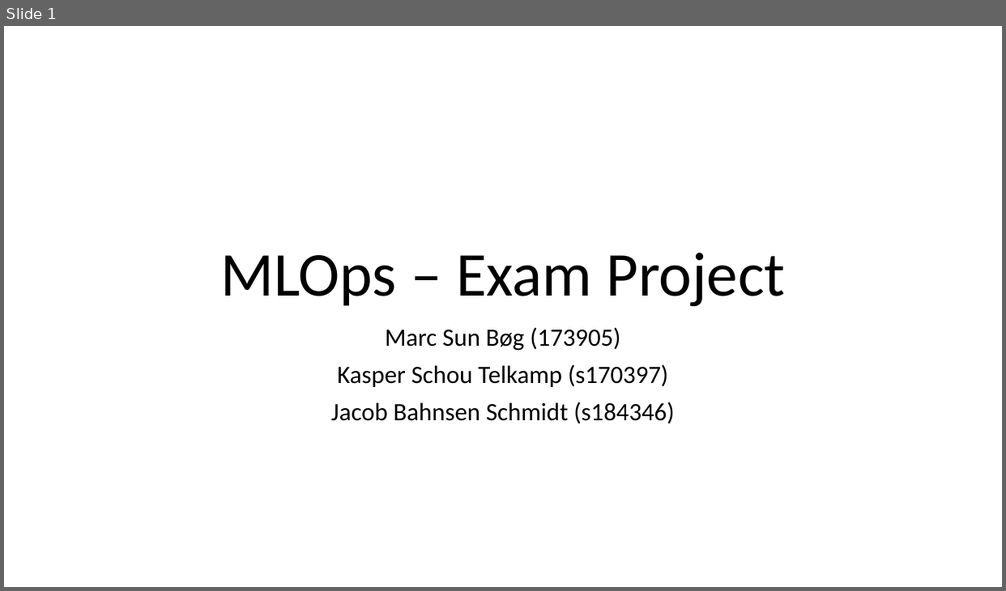
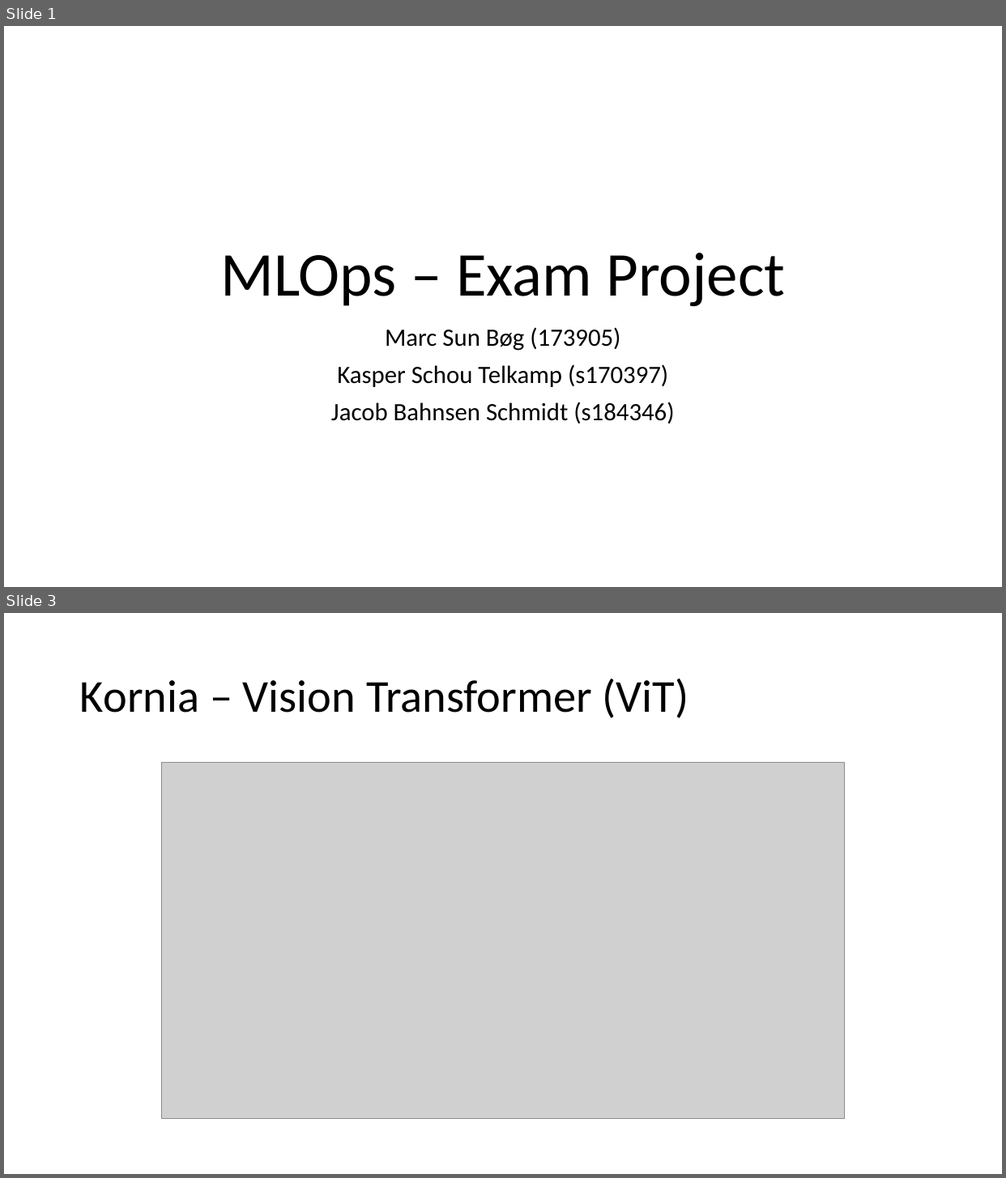
Before and after one commit to MarcMarabou/02476_ml_ops_project, a slide deck: reports/Petals to the Metal - Flower Classification.pptx. Shown one above the other, each under a label of ours: slide 1 before the commit, slides 1 and 3 after it; the slides between them are not shown. The pictures are 1006x591 and 1006x1178 pixels, drawn with LibreOffice and Linux fonts; fonts in the diff are those of the drawing; grey boxes stand for pictures. Boxes give left, top, right and bottom in pixels: in the first picture for what was removed or moved away, otherwise in the second. Text is boxed around its words. In the diff, an @@ line names an element or a change of style, - is before the commit and + after.

```diff
--- a/reports/Petals to the Metal - Flower Classification.pptx
+++ b/reports/Petals to the Metal - Flower Classification.pptx
@@ slide 3 added at (4, 613, 1002, 1174), background #FFFFFF @@
@@ title added at (80, 679, 689, 718), 44 pt, text #000000 @@
+Kornia – Vision Transformer (ViT)
@@ picture added at (161, 763, 844, 1119) @@
```
Also in this commit, not shown: 1 slide changed, 1 other slide added, 1 slide removed.
